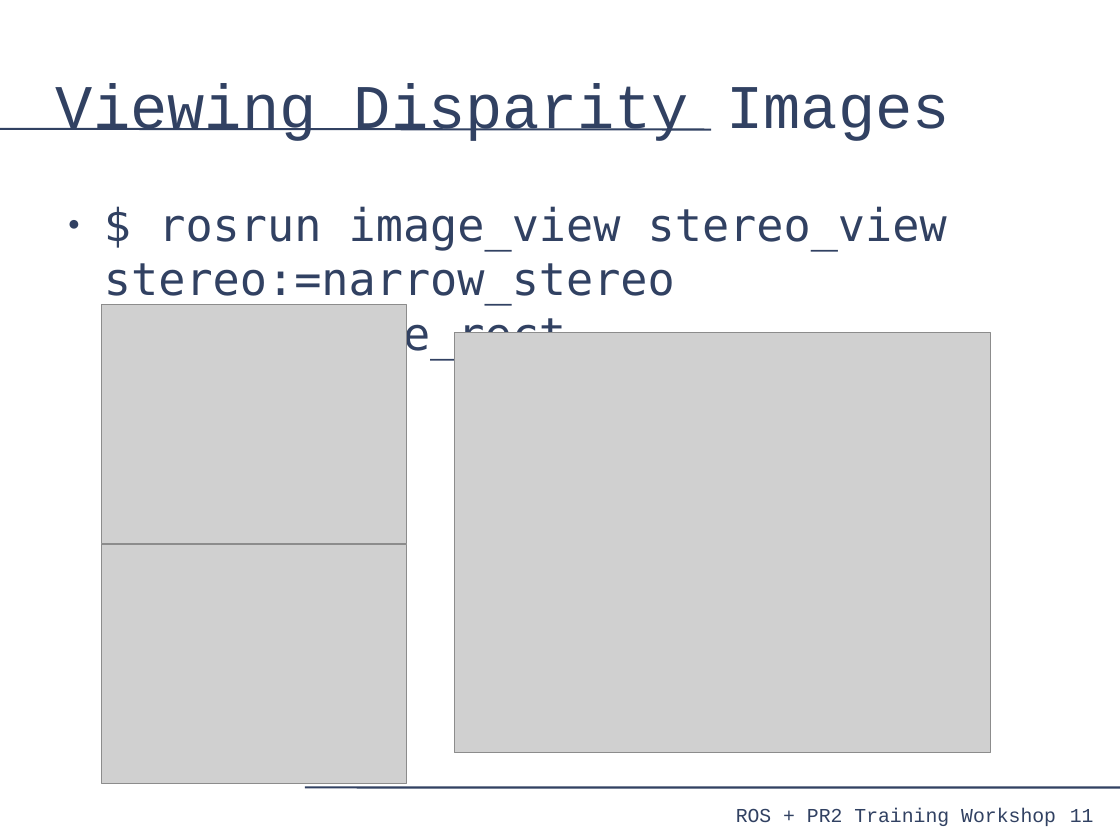
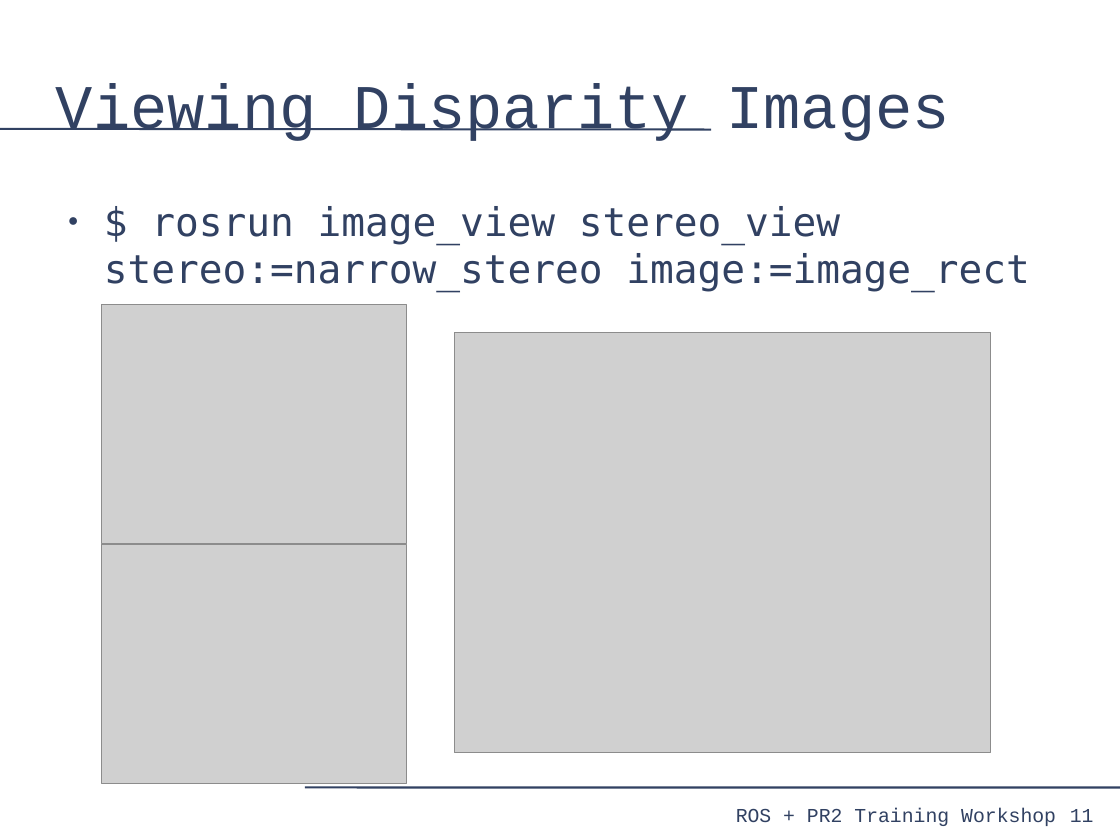
Before and after one commit to PR2/pr2_docs, a slide deck: slide 11 of pr2_training_workshop/processing_camera_data/slides.odp. Drawn at 1120x840 pixels with LibreOffice and Linux fonts; fonts in the diff are those of the drawing; grey boxes stand for pictures. Boxes give left, top, right and bottom in pixels: in the first picture for what was removed or moved away, otherwise in the second. Text is boxed around its words. In the diff, an @@ line names an element or a change of style, - is before the commit and + after.

Commit message:
processing_camera_data: image_pipeline diagram.

```diff
--- a/pr2_training_workshop/processing_camera_data/slides.odp
+++ b/pr2_training_workshop/processing_camera_data/slides.odp
@@ text "$ rosrun image_view stereo_view stereo:=narrow_stereo ..." at [104,206,1030,292]: size 32 to 28 pt @@
```
Also in this commit, not shown: 6 other slides changed, 1 slide added, 1 slide removed.
